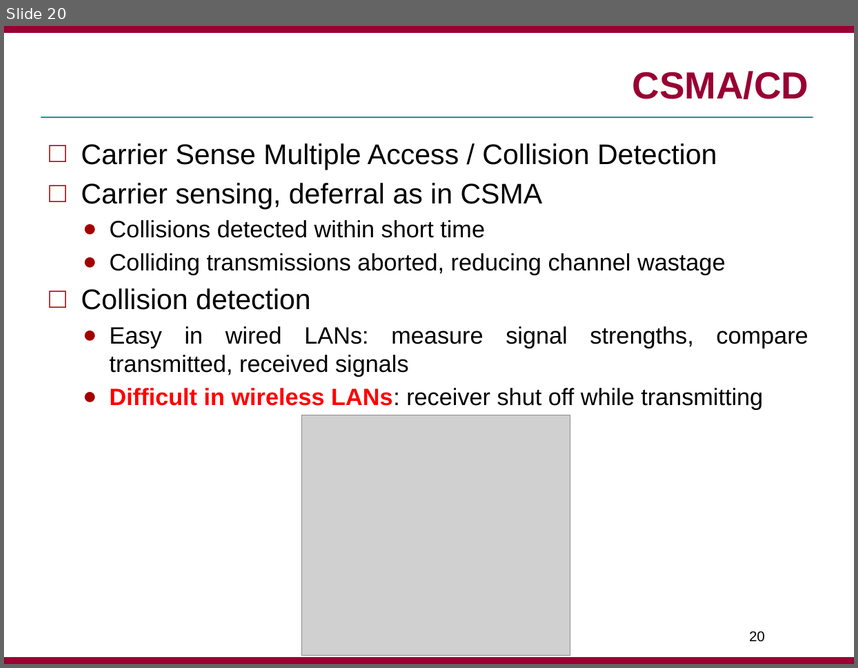
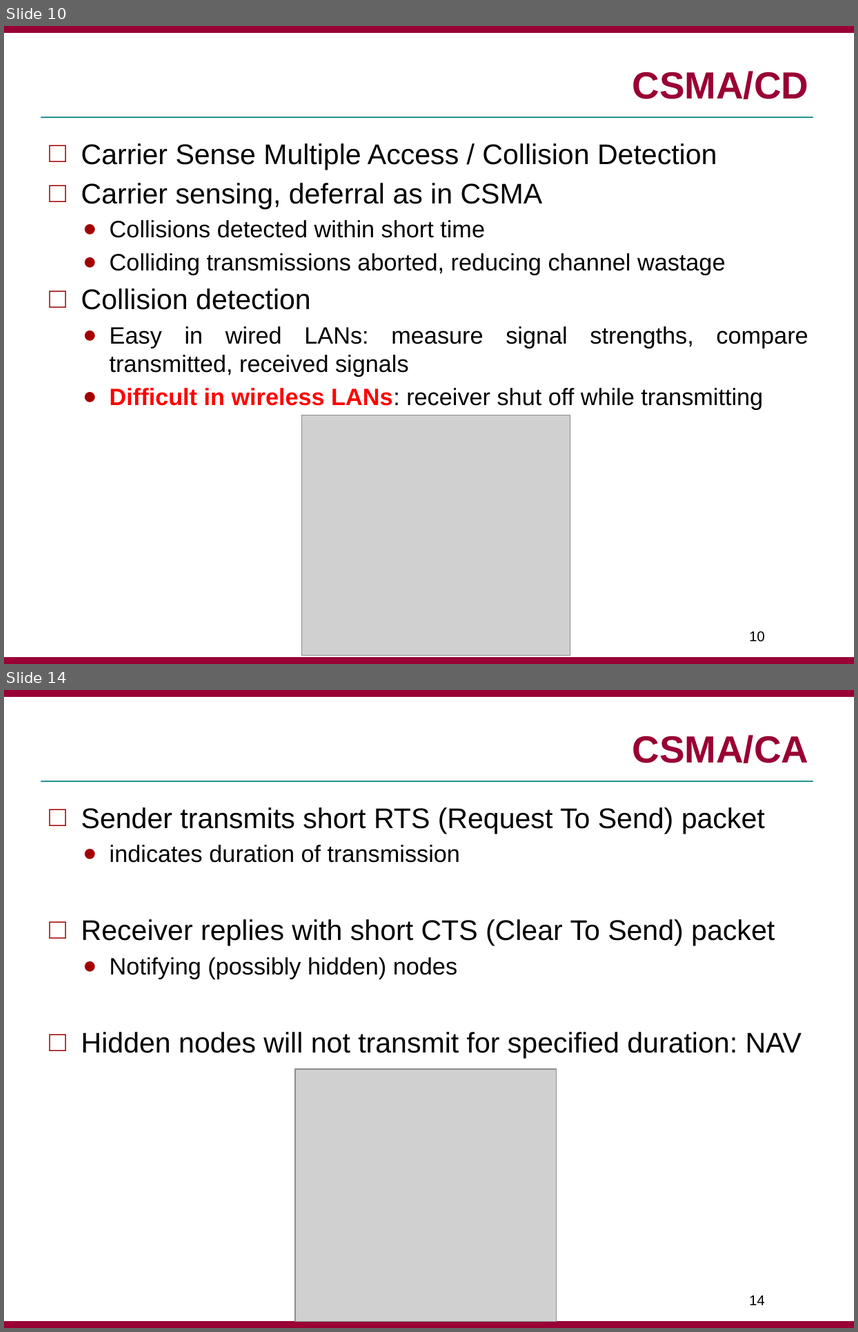
Before and after one commit to jaejunha/Paper, a slide deck: Daily(written_in_Korean)/180901.pptx. Shown one above the other, each under a label of ours: slide 20 before the commit, slides 10 and 14 after it; the slides between them are not shown. The pictures are 858x668 and 858x1332 pixels, drawn with LibreOffice and Linux fonts; fonts in the diff are those of the drawing; grey boxes stand for pictures; background and template pictures are left out. Boxes give left, top, right and bottom in pixels: in the first picture for what was removed or moved away, otherwise in the second. Text is boxed around its words. In the diff, an @@ line names an element or a change of style, - is before the commit and + after.

```diff
--- a/Daily(written_in_Korean)/180901.pptx
+++ b/Daily(written_in_Korean)/180901.pptx
@@ slide 14 added at bbox=[4, 690, 854, 1328], background #FFFFFF; not listed: 3 template elements that a slide beside it also shows @@
@@ title added at bbox=[633, 735, 809, 763], 32 pt, text #990033, bold @@
+CSMA/CA
@@ text added at bbox=[81, 807, 802, 1058], 24 pt, text #000000 @@
+□ Sender transmits short RTS (Request To Send) packet
+  ● indicates duration of transmission
+□ Receiver replies with short CTS (Clear To Send) packet
+  ● Notifying (possibly hidden) nodes
+□ Hidden nodes will not transmit for specified duration: NAV
@@ picture added at bbox=[296, 1069, 557, 1321] @@
@@ page number added at bbox=[749, 1295, 765, 1305], 12 pt, text #000000 @@
+14
@@ what was slide 20 is now slide 10 @@
@@ page number at bbox=[749, 630, 765, 641]: text changed @@
-20
+10
```
Also in this commit, not shown: 4 slides changed, 7 other slides added, 12 slides removed, 1 other file.
